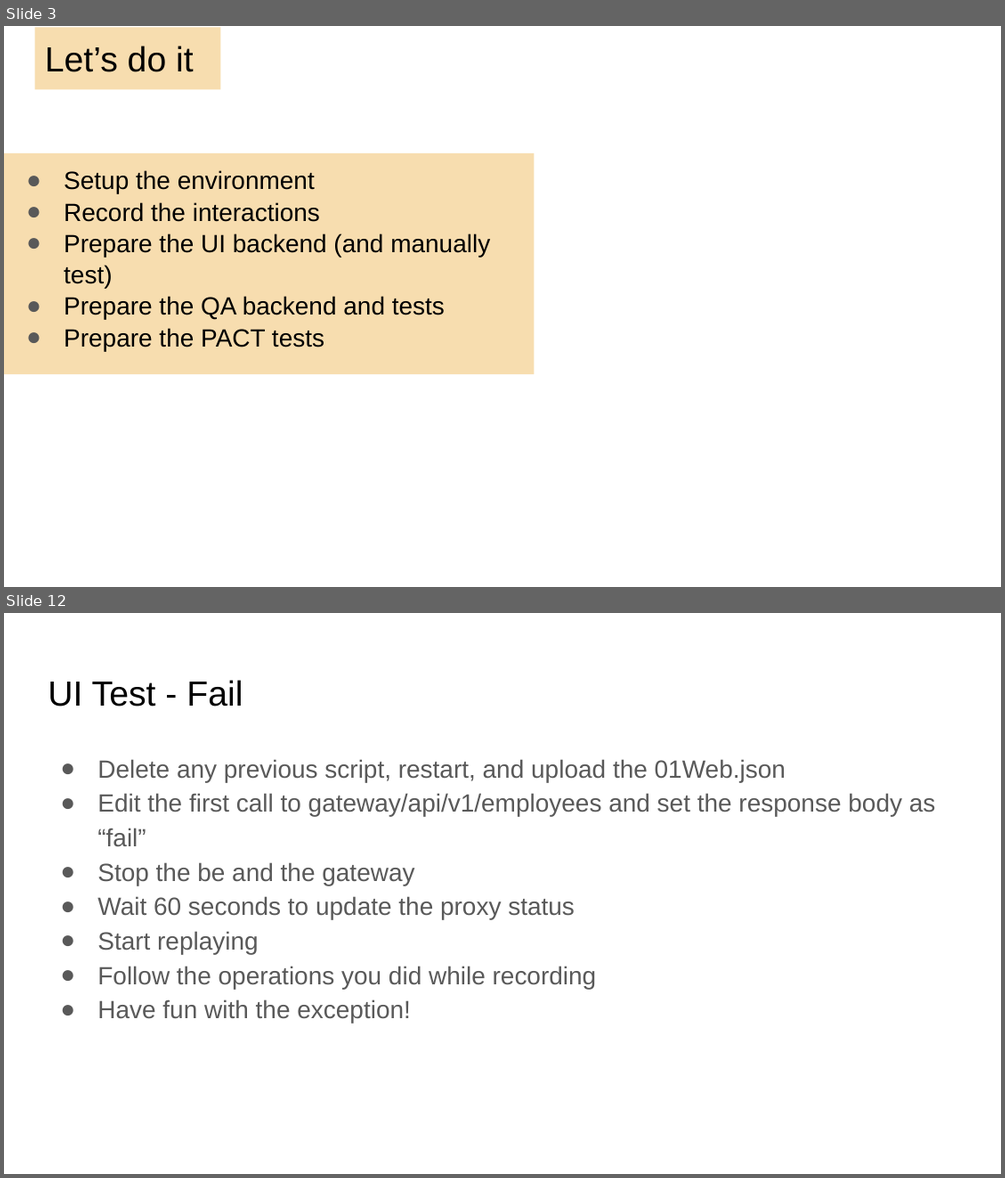
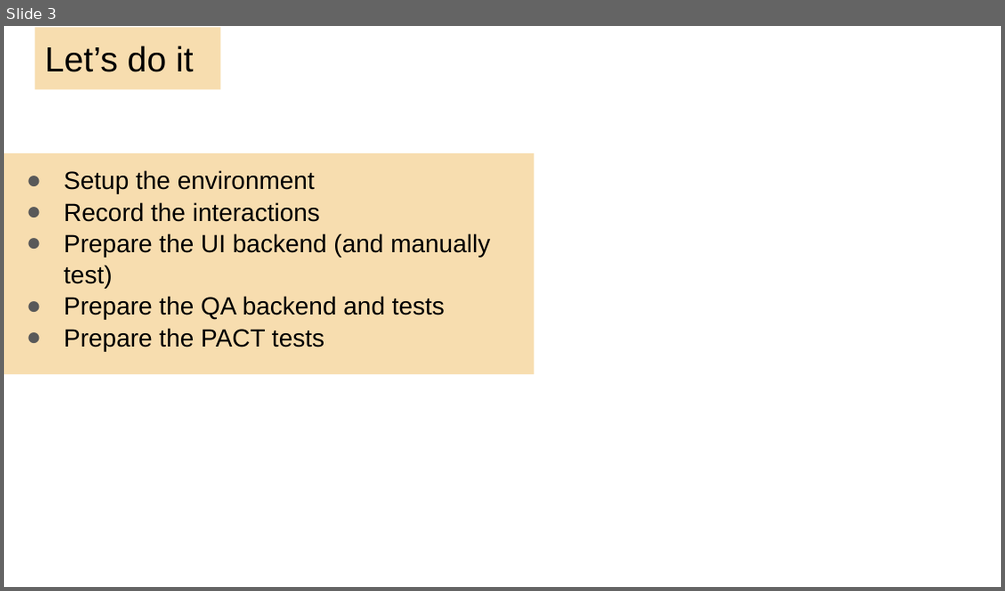
Before and after one commit to kendarorg/HttpAnsweringMachine, a slide deck: docs/HAM.EP.pptx. Shown one above the other, each under a label of ours: slides 3 and 12 before the commit, slide 3 after it; the slides between them are not shown. The pictures are 1005x1178 and 1005x591 pixels, drawn with LibreOffice and Linux fonts; fonts in the diff are those of the drawing; background and template pictures are left out. Boxes give left, top, right and bottom in pixels: in the first picture for what was removed or moved away, otherwise in the second. Text is boxed around its words. In the diff, an @@ line names an element or a change of style, - is before the commit and + after.

```diff
--- a/docs/HAM.EP.pptx
+++ b/docs/HAM.EP.pptx
@@ slide 12 removed at bbox=[4, 613, 1001, 1174], background #FFFFFF @@
@@ title removed at bbox=[48, 680, 243, 706] @@
-UI Test - Fail
@@ text removed at bbox=[97, 759, 936, 1022] @@
-● Delete any previous script, restart, and upload the 01Web.json
-● Edit the first call to gateway/api/v1/employees and set the response body as “fail”
-● Stop the be and the gateway
-● Wait 60 seconds to update the proxy status
-● Start replaying
-● Follow the operations you did while recording
-● Have fun with the exception!
```
Also in this commit, not shown: 3 slides changed, 1 slide added, 12 other slides removed, 1 other file.
